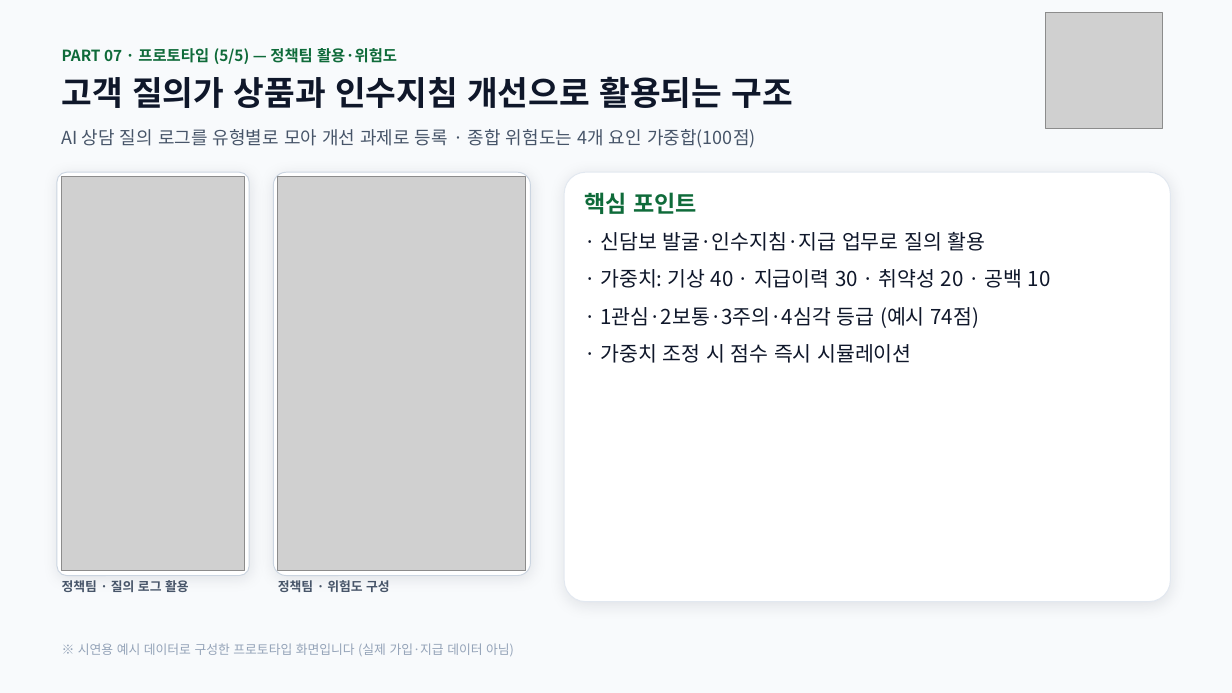
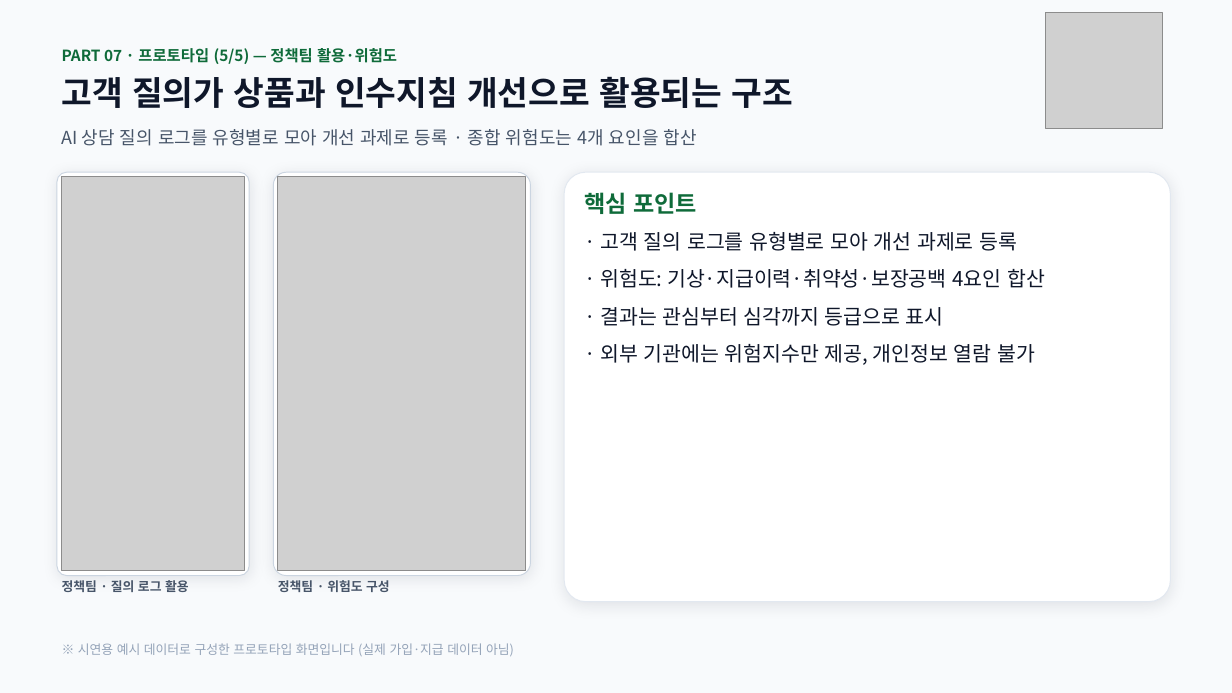
Before and after one commit to yurimingly/policy-insurance, a slide deck: slide 5 of prototype_5slides.pptx. Drawn at 1232x693 pixels with LibreOffice and Linux fonts; fonts in the diff are those of the drawing; grey boxes stand for pictures. Boxes give left, top, right and bottom in pixels: in the first picture for what was removed or moved away, otherwise in the second. Text is boxed around its words. In the diff, an @@ line names an element or a change of style, - is before the commit and + after.

```diff
--- a/prototype_5slides.pptx
+++ b/prototype_5slides.pptx
@@ text at (x1=62, y1=129, x2=697, y2=146): text changed @@
-AI 상담 질의 로그를 유형별로 모아 개선 과제로 등록 · 종합 위험도는 4개 요인 가중합(100점)
+AI 상담 질의 로그를 유형별로 모아 개선 과제로 등록 · 종합 위험도는 4개 요인을 합산
@@ text at (x1=600, y1=232, x2=1045, y2=365): text changed @@
-· 신담보 발굴·인수지침·지급 업무로 질의 활용
-· 가중치: 기상 40 · 지급이력 30 · 취약성 20 · 공백 10
-· 1관심·2보통·3주의·4심각 등급 (예시 74점)
-· 가중치 조정 시 점수 즉시 시뮬레이션
+· 고객 질의 로그를 유형별로 모아 개선 과제로 등록
+· 위험도: 기상·지급이력·취약성·보장공백 4요인 합산
+· 결과는 관심부터 심각까지 등급으로 표시
+· 외부 기관에는 위험지수만 제공, 개인정보 열람 불가
```
Also in this commit, not shown: 3 other slides changed.
